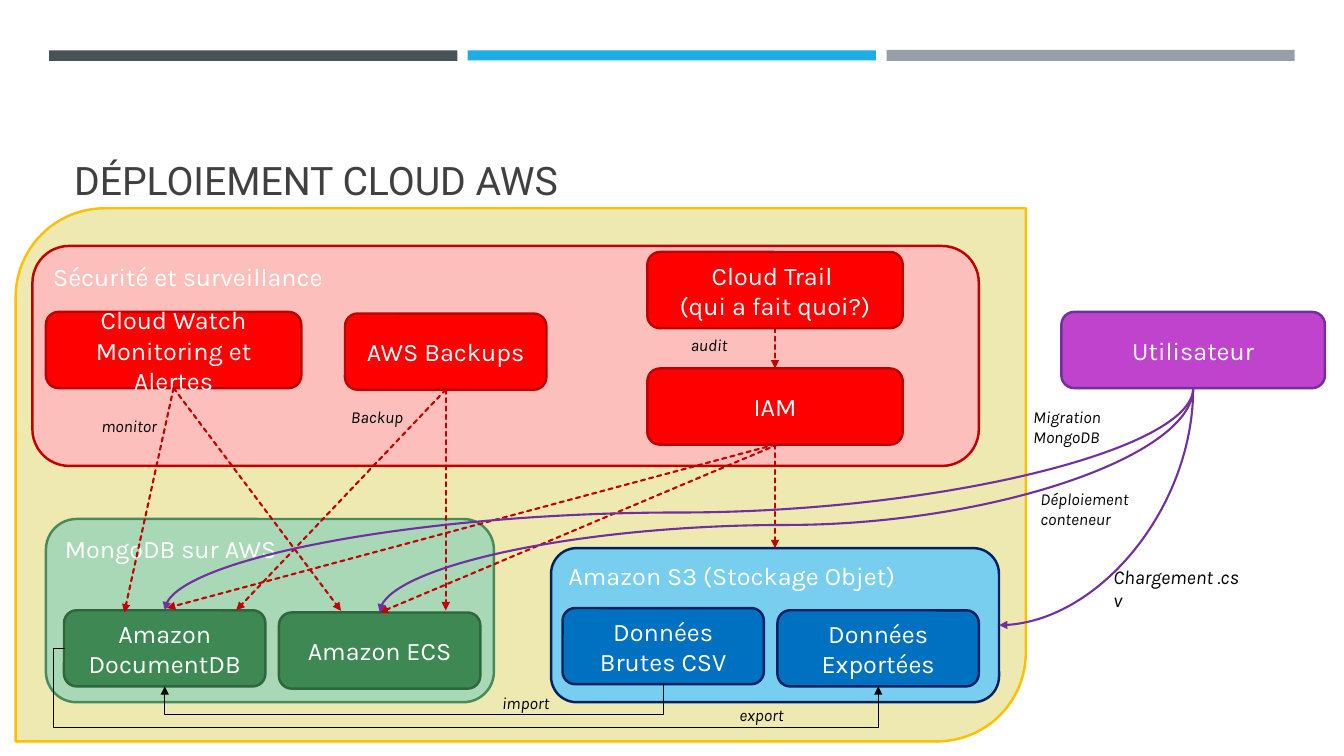
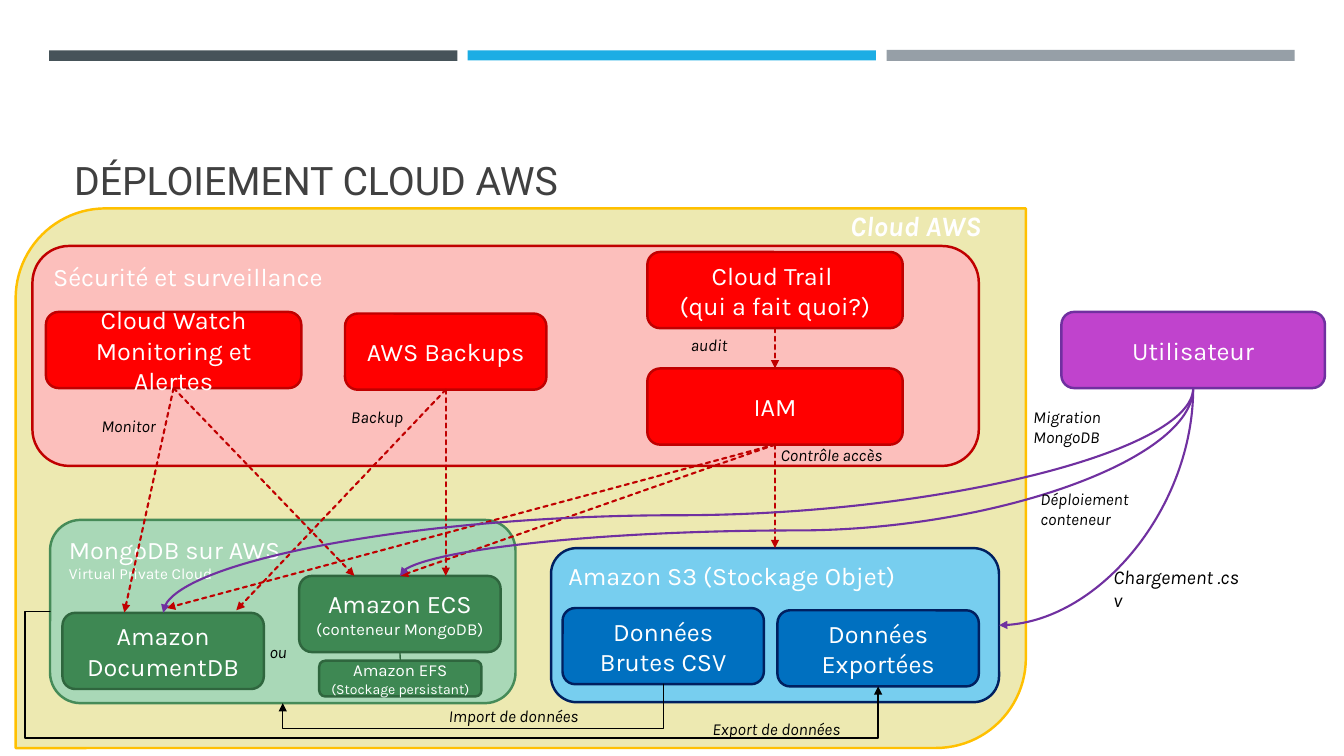
Before and after one commit to Sebules/Project_5_OpenClassrooms_Data_Engineer, a slide deck: slide 12 of ulesie_sebastien_2_presentation_062026.pptx. Drawn at 1344x756 pixels with LibreOffice and Linux fonts; fonts in the diff are those of the drawing. Boxes give left, top, right and bottom in pixels: in the first picture for what was removed or moved away, otherwise in the second. Text is boxed around its words. In the diff, an @@ line names an element or a change of style, - is before the commit and + after.

```diff
--- a/ulesie_sebastien_2_presentation_062026.pptx
+++ b/ulesie_sebastien_2_presentation_062026.pptx
@@ round diag rect: place and size @@
-round diag rect at box(16, 209, 1026, 742)
+round diag rect at box(16, 209, 1026, 748)
@@ text added at box(850, 217, 982, 236), 20 pt, text #FFFFFF, bold, italic @@
+Cloud AWS
@@ curved arrow moved from (1194, 388) - (164, 610) to (1194, 388) - (163, 613) @@
@@ arrow moved from (173, 388) - (341, 611) to (173, 388) - (355, 576) @@
@@ curved arrow moved from (1194, 388) - (380, 613) to (1194, 388) - (400, 576) @@
@@ arrow moved from (446, 390) - (446, 610) to (446, 390) - (446, 576) @@
@@ text at box(101, 420, 155, 432): text changed @@
-monitor
+Monitor
@@ arrow moved from (777, 445) - (380, 613) to (775, 445) - (400, 576) @@
@@ text added at box(781, 448, 882, 466), 12 pt, text #000000, italic @@
+Contrôle accès
@@ rounded rectangle "MongoDB sur AWS": place and size @@
-rounded rectangle "MongoDB sur AWS" at box(46, 519, 494, 703)
+rounded rectangle "MongoDB sur AWS" at box(50, 520, 516, 704)
@@ text in rounded rectangle at box(69, 568, 213, 584): paragraph added @@
+Virtual Private Cloud
@@ rounded rectangle "Amazon ECS": place and size @@
-rounded rectangle "Amazon ECS" at box(279, 613, 481, 690)
+rounded rectangle "Amazon ECS" at box(299, 576, 501, 652)
@@ elbow arrow moved from (65, 648) - (878, 687) to (50, 612) - (878, 687) @@
@@ text in rounded rectangle at box(316, 623, 484, 639): paragraph added @@
+(conteneur MongoDB)
@@ text added at box(270, 650, 287, 658), 12 pt, text #000000, italic @@
+ou
@@ line added from (400, 660) to (400, 652), #2F663E 1 pt @@
@@ elbow arrow moved from (663, 685) - (164, 687) to (663, 685) - (283, 704) @@
@@ rounded rectangle added at box(320, 660, 482, 696), fill #3E8853, outline #2F663E 1.75 pt, 10 pt, text #FFFFFF @@
+Amazon EFS
+(Stockage persistant)
@@ text at box(449, 710, 578, 726): text changed @@
-import
+Import de données
@@ text at box(712, 723, 840, 739): text changed @@
-export
+Export de données
```
Also in this commit, not shown: 12 other slides changed, 4 other files.
